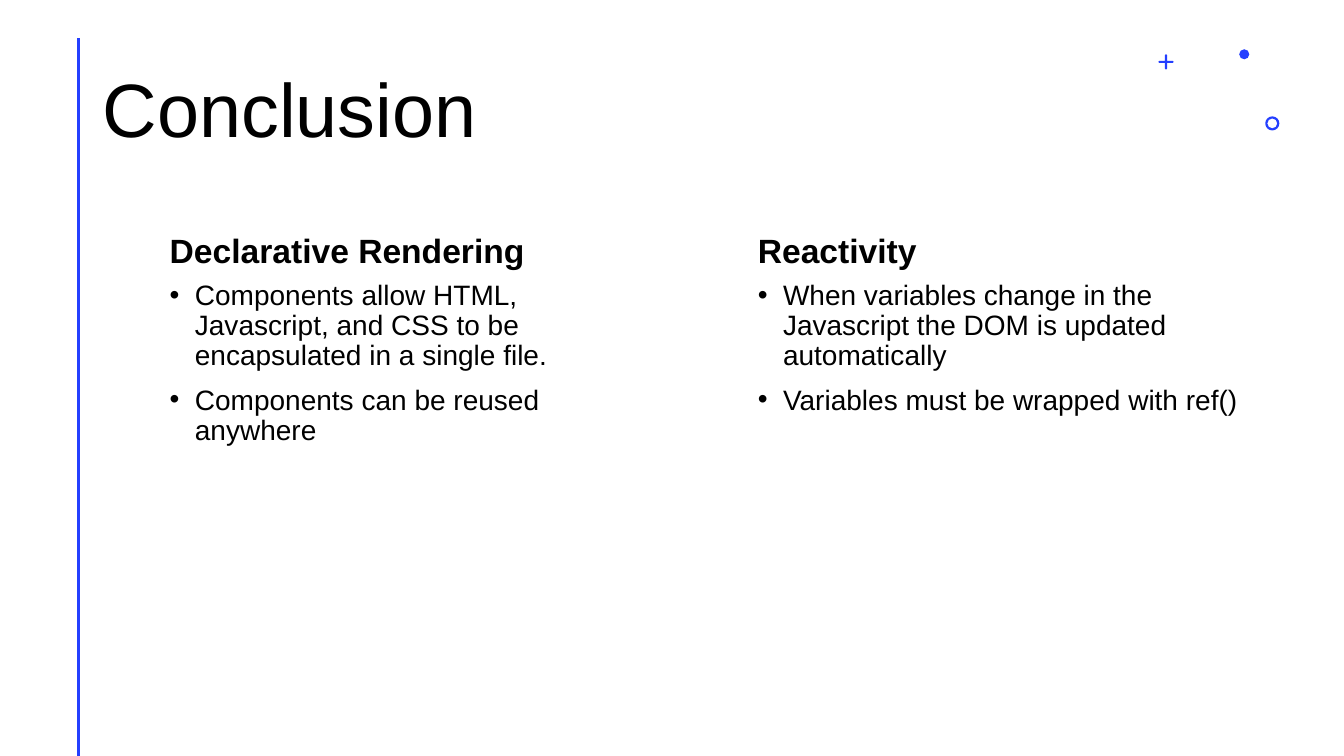
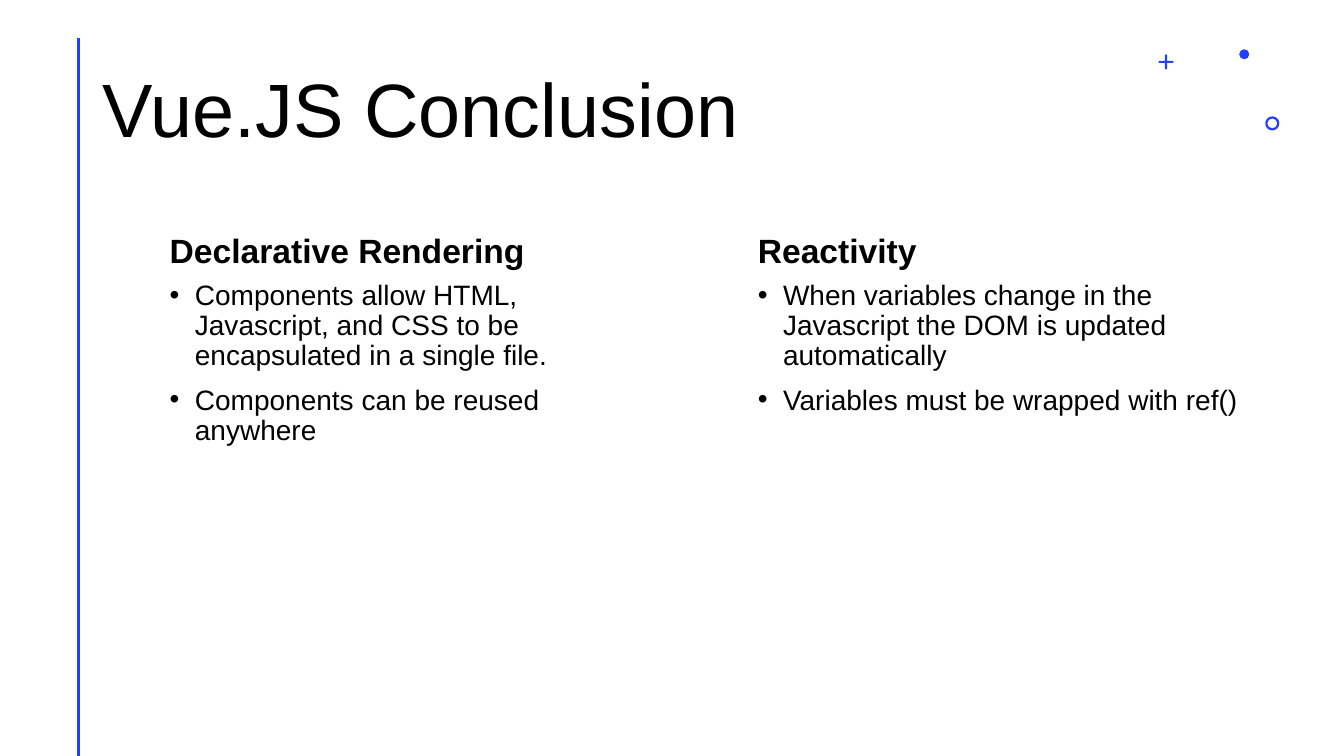
Before and after one commit to Slenderslayer88/Nuxt_Notes, a slide deck: slide 6 of Vue-Notes-App/VUE Presentation.pptx. Drawn at 1344x756 pixels with LibreOffice and Linux fonts; fonts in the diff are those of the drawing. Boxes give left, top, right and bottom in pixels: in the first picture for what was removed or moved away, otherwise in the second. Text is boxed around its words. In the diff, an @@ line names an element or a change of style, - is before the commit and + after.

```diff
--- a/Vue-Notes-App/VUE Presentation.pptx
+++ b/Vue-Notes-App/VUE Presentation.pptx
@@ title at [103,82,738,138]: text changed @@
-Conclusion
+Vue.JS Conclusion
```
Also in this commit, not shown: 1 other slide changed, 1 slide added, 2 other files.
